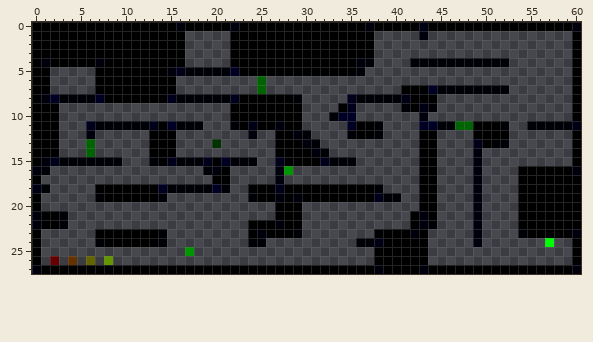
Two versions of one pixel-art sprite, The Seekers Way 0.2/Level3.png. The picture above was drawn from the file before the commit.
The file is 61x28 pixels. Colours within 5 levels of each other are drawn and written as one.
Once edited:
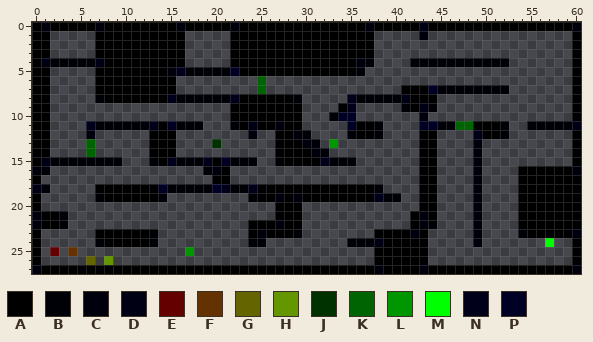
Palette (. is transparent): A #000000  B #000007  C #00000d  D #000014  E #640000  F #643200  G #646400  H #649600  J #003200  K #006402  L #009600  M #00ff00  N #00001b  P #000024
Diff:
The edit turns colour C into colour A in row 8 at x 1.
The edit turns colour N into colour A in row 18 at x 27.
There is now colour B in row 18 at x 22 to 23; in row 24 at x 35.
The edit turns colour A into colour B in row 4 at x 2 to 6; in row 12 at x 52; in rows 23 to 24 at x 13.
The edit turns colour N into colour B in row 15 at x 2 and 27.
The edit turns colour P into colour B in row 8 at x 7.
The edit turns colour A into colour C in row 0 at x 1 and 7.
The edit turns colour N into colour C in row 13 at x 49.
The edit turns colour C into colour D in row 4 at x 1 and 7; in row 15 at x 1.
There is now colour E in row 25 at x 2.
There is now colour F in row 25 at x 4.
There is now colour L in row 13 at x 33.
The edit turns colour A into colour N in row 12 at x 49; in row 18 at x 24.
The edit turns colour B into colour N in row 18 at x 21.
Colour A is removed in rows 1 to 3 at x 2 to 6; in rows 9 to 12 at x 2; in row 13 at x 2 and 50 to 51; in row 14 at x 2.
Colour B is removed in row 8 at x 3 to 6; in row 13 at x 52; in rows 23 to 24 at x 14.
Colour C is removed in rows 16 to 17 at x 27.
Colour E is removed in row 26 at x 2.
Colour F is removed in row 26 at x 4.
Colour L is removed in row 16 at x 28.
Colour P is removed in row 8 at x 2.
Changed places in both pictures, as pixel boxes (x1, y1, x2, y2):
changed: (41, 22, 104, 166)
changed: (473, 130, 509, 148)
added: (329, 139, 338, 148)
changed: (221, 157, 293, 193)
changed: (149, 229, 167, 247)
added: (347, 238, 356, 247)
changed: (50, 247, 77, 265)
